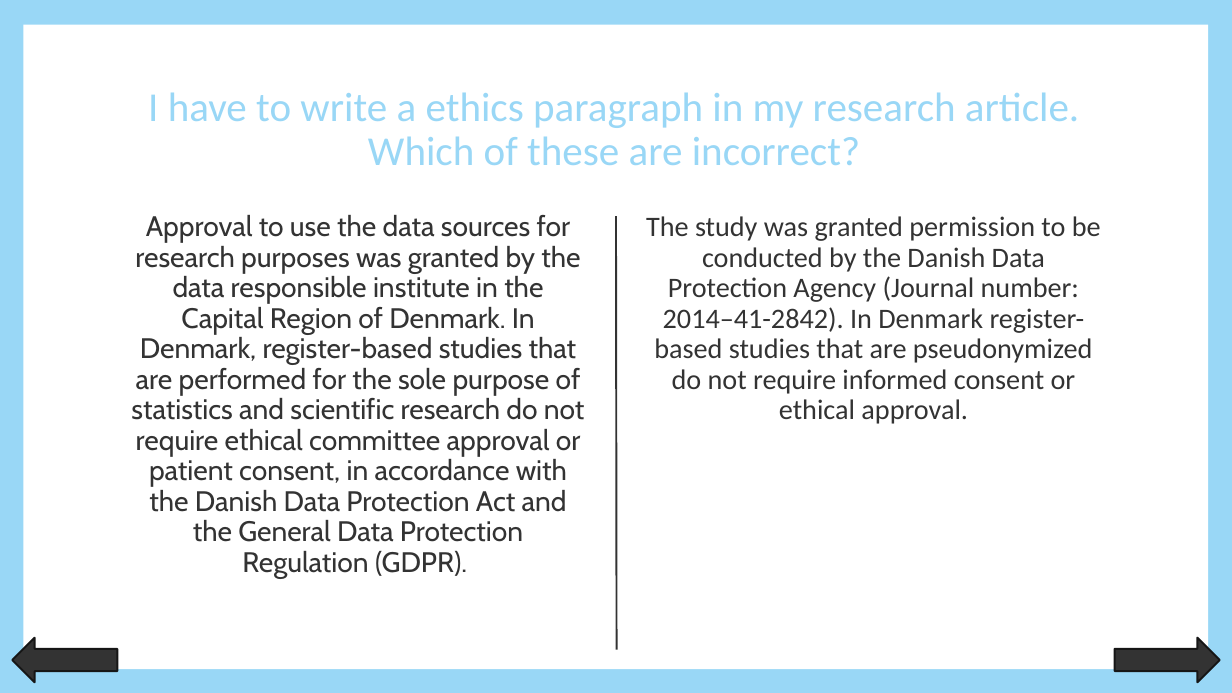
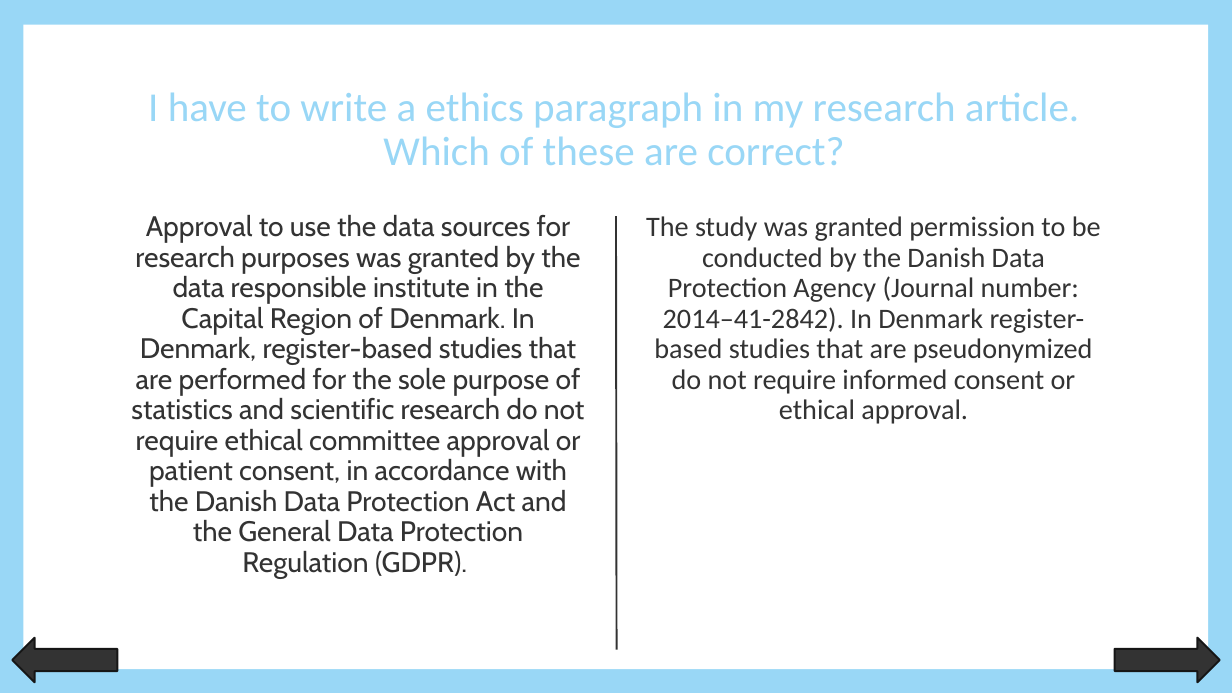
Before and after one commit to ctpteam/DST, a slide deck: slide 4 of Slide shows from symposia and network introduction/Probably the world’s best heart.dk-quiz.pptx. Drawn at 1232x693 pixels with LibreOffice and Linux fonts; fonts in the diff are those of the drawing. Boxes give left, top, right and bottom in pixels: in the first picture for what was removed or moved away, otherwise in the second. Text is boxed around its words. In the diff, an @@ line names an element or a change of style, - is before the commit and + after.

Commit message:
update

```diff
--- a/Slide shows from symposia and network introduction/Probably the world’s best heart.dk-quiz.pptx
+++ b/Slide shows from symposia and network introduction/Probably the world’s best heart.dk-quiz.pptx
@@ title at [148, 92, 1079, 165]: text changed @@
-I have to write a ethics paragraph in my research article. Which of these are incorrect?
+I have to write a ethics paragraph in my research article. Which of these are correct?
```
